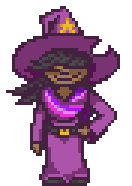
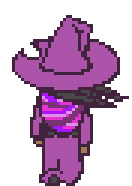
Layer changes from the first 132 × 186 image to the second:
hid "starry-s" over [6,6,120,186]
showed group "s-walks" (4 layers) over [6,6,120,186]
added group "n-walks" with 4 layers above "arrow-n" over [12,12,129,186]
added layer "n_4" in group "n-walks" over [12,15,129,186]
